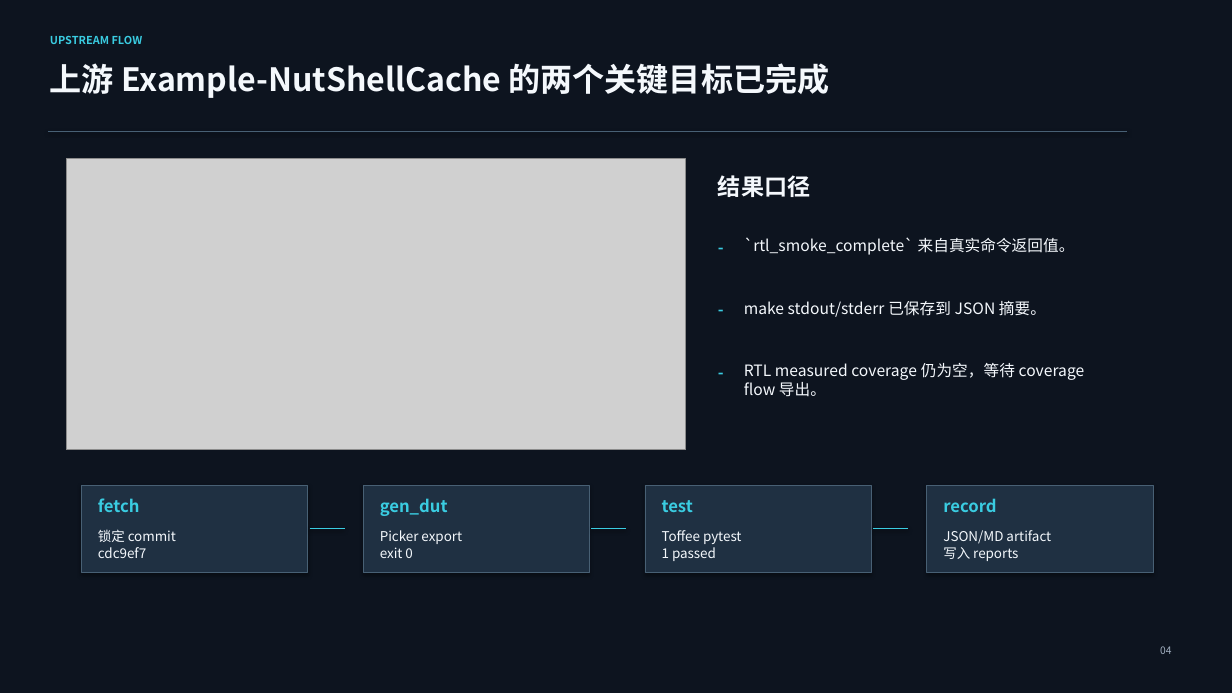
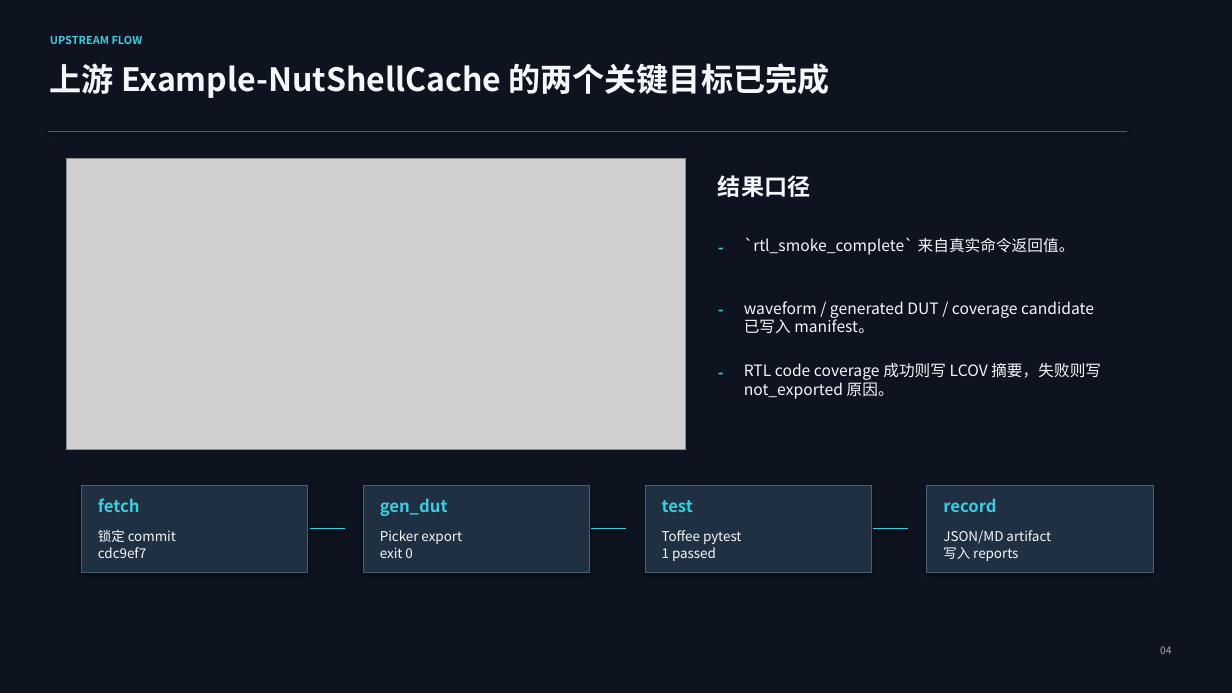
Before and after one commit to python123-ops/CacheSage-UC-NutShell-Cache-AI-HIL-, a slide deck: slide 4 of reports/CacheSage-UC-defense-demo.pptx. Drawn at 1232x693 pixels with LibreOffice and Linux fonts; fonts in the diff are those of the drawing; grey boxes stand for pictures. Boxes give left, top, right and bottom in pixels: in the first picture for what was removed or moved away, otherwise in the second. Text is boxed around its words. In the diff, an @@ line names an element or a change of style, - is before the commit and + after.

Commit message:
docs: add rtl smoke artifact coverage evidence

```diff
--- a/reports/CacheSage-UC-defense-demo.pptx
+++ b/reports/CacheSage-UC-defense-demo.pptx
@@ text at bbox=[744, 301, 1094, 333]: text changed @@
-make stdout/stderr 已保存到 JSON 摘要。
+waveform / generated DUT / coverage candidate 已写入 manifest。
@@ text at bbox=[744, 363, 1101, 399]: text changed @@
-RTL measured coverage 仍为空，等待 coverage flow 导出。
+RTL code coverage 成功则写 LCOV 摘要，失败则写 not_exported 原因。
```
Also in this commit, not shown: 3 other slides changed, 19 other files.
